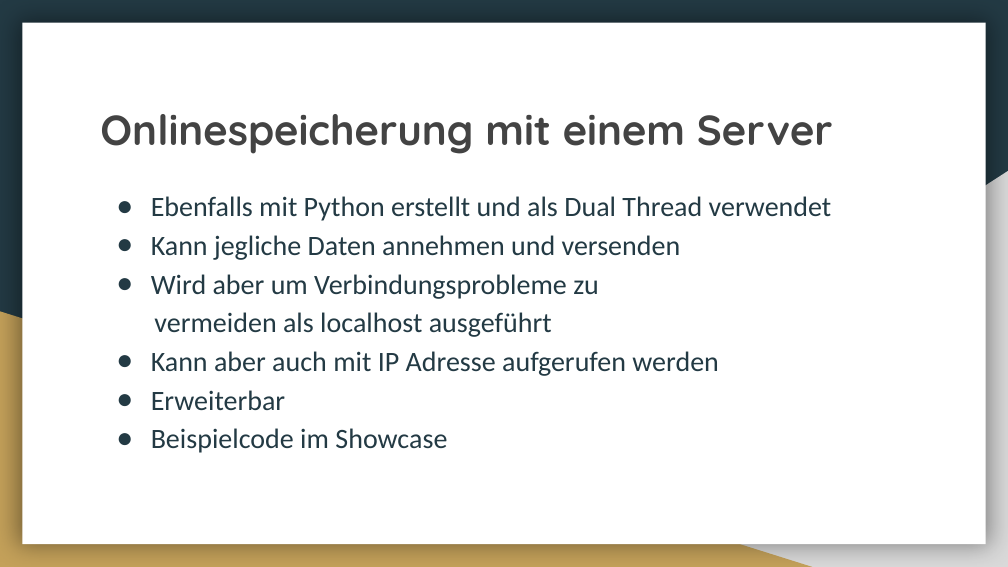
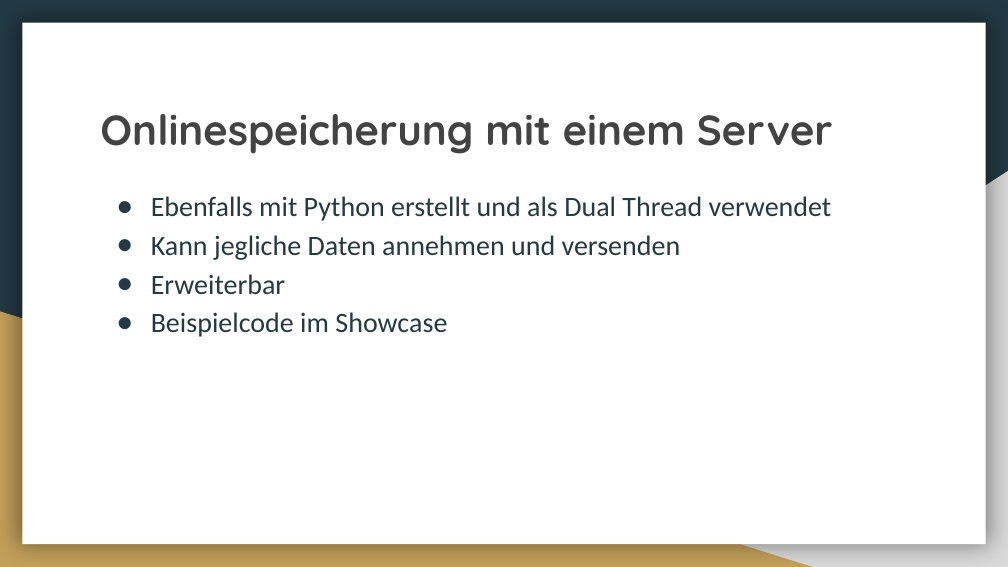
Before and after one commit to Lexa-Heda/TSA, a slide deck: slide 7 of TSA_Vortrag.pptx (slide 6 before the commit). Drawn at 1008x567 pixels with LibreOffice and Linux fonts; fonts in the diff are those of the drawing. Boxes give left, top, right and bottom in pixels: in the first picture for what was removed or moved away, otherwise in the second. Text is boxed around its words. In the diff, an @@ line names an element or a change of style, - is before the commit and + after.

```diff
--- a/TSA_Vortrag.pptx
+++ b/TSA_Vortrag.pptx
@@ text at bbox=[151, 274, 719, 376]: paragraphs removed @@
-● Wird aber um Verbindungsprobleme zu
-vermeiden als localhost ausgeführt
-● Kann aber auch mit IP Adresse aufgerufen werden
```
Also in this commit, not shown: 5 other slides changed, 1 slide added, 3 other files.
